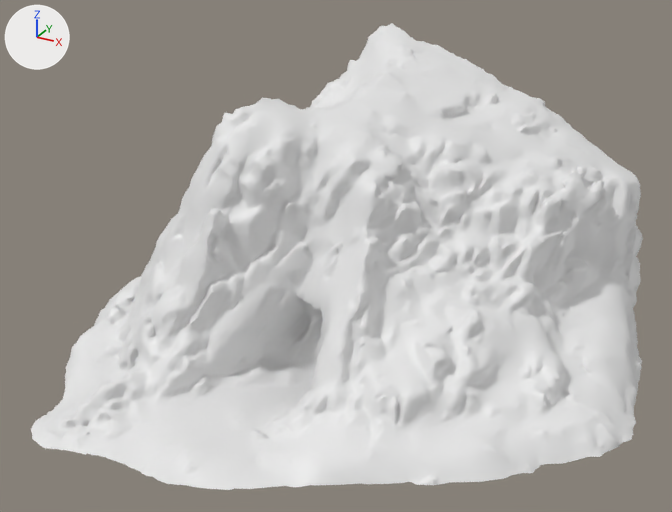
An edit to the FBX model Assets/Rocks/NordicCliff1.fbx, drawn before and after from the same camera.
Camera for both pictures: a 50 mm lens placed at (12.8, -31.2, 15.9), pointed at (0.0, -7.9, 4.2). Every picture has the same lights, and +X, +Y and +Z are marked at upper left. Mesh edges are drawn as thin lines on the coarser meshes. Objects named as collision shapes, trigger or cutter boxes, shadow casters or lower levels of detail are left out. Where no turn or scale is listed for an object, it has been applied to the vertices.

Names of what the first picture shows: 'NordicCliff1_LOD0'.
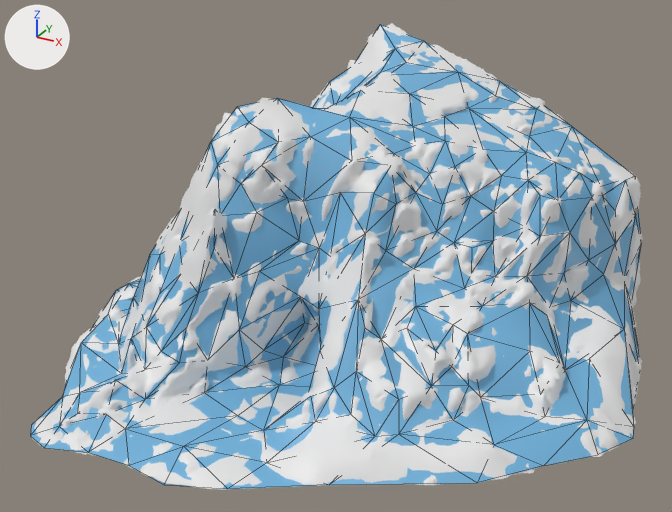
Where the change shows, as pixel boxes (x1, y1, x2, y2) in the pictures (672 x 512 px):
'UTM_NordicCliff1', added (blue)
    after: (30, 24, 640, 489)

Edits to the bpy script that builds the scene:
```text
Add mat_stone_d745fd8fc67db26a:
    mat_stone_d745fd8fc67db26a = principled_material('stone_D745FD8FC67DB26A')
    mat_stone_d745fd8fc67db26a.base_color = (0.165, 0.443, 0.705)  # blue #71b2db
Add me_aset_nature_rock_xl_vefkehbva_lod4_002:
    me_aset_nature_rock_xl_vefkehbva_lod4_002.from_pydata(...)  # 254 vertices, 463 faces; spans x -9.3..9.3, y -15.6..0.5, z -0.1..9.8
    me_aset_nature_rock_xl_vefkehbva_lod4_002.materials.append(mat_stone_d745fd8fc67db26a)  # blue #71b2db
Add ob_utm_nordiccliff1:
    ob_utm_nordiccliff1 = bpy.data.objects.new('UTM_NordicCliff1', me_aset_nature_rock_xl_vefkehbva_lod4_002)
    ob_utm_nordiccliff1.location = (0.0, 0.0, 0.0)
```
